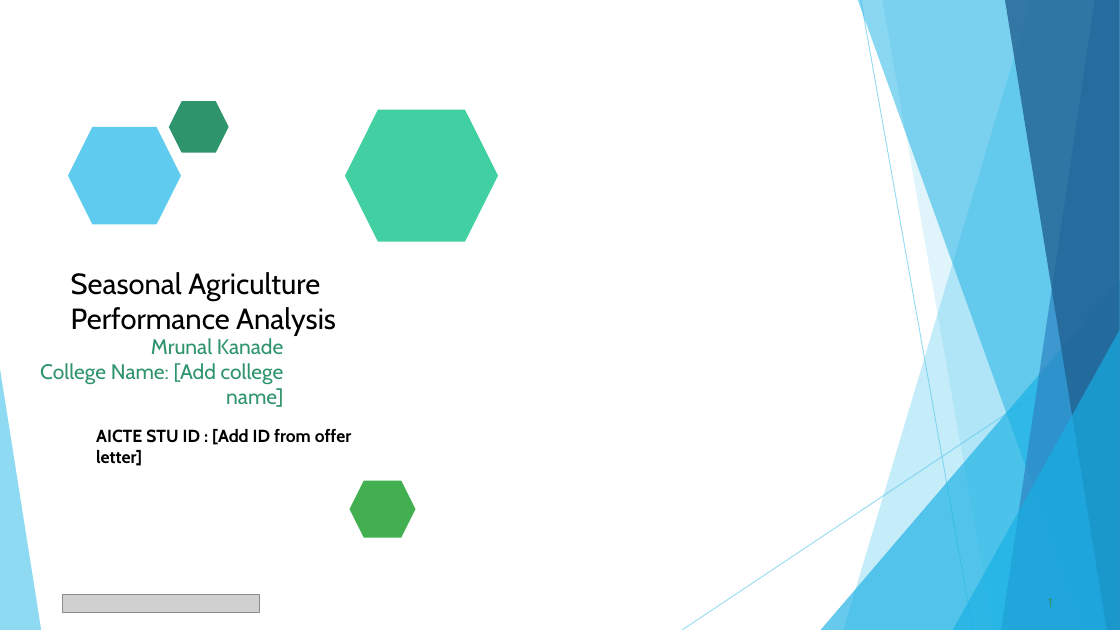
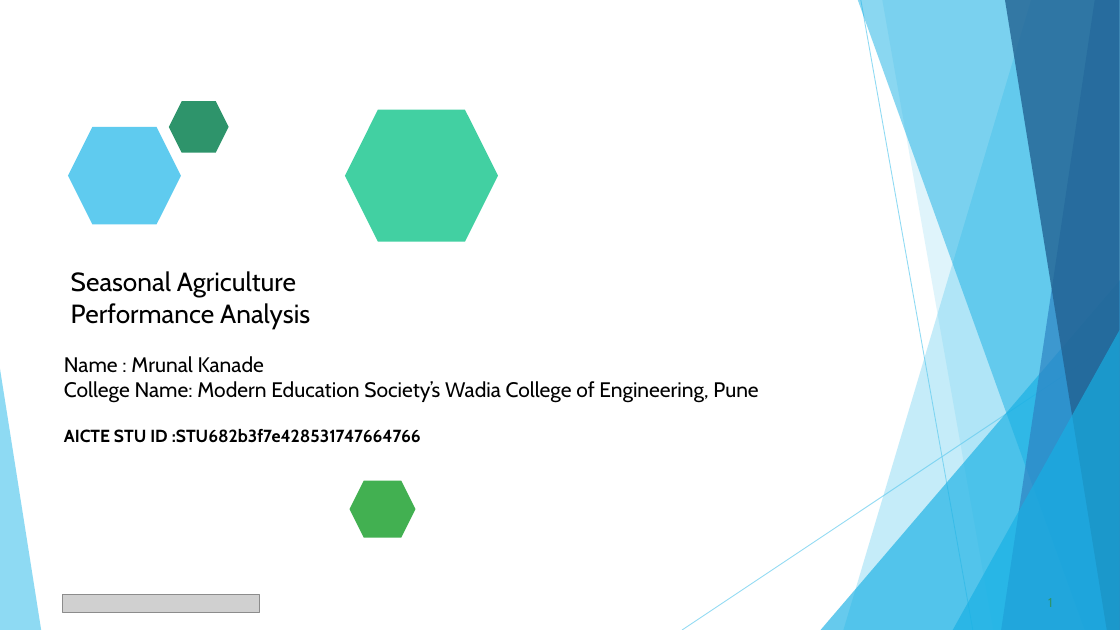
Before and after one commit to MrunalKanade/Seasonal-Agriculture-Performance-Analysis, a slide deck: slide 1 of Seasonal_Agriculture_Performance_Analysis_Major_Project_Presentation.pptx. Drawn at 1120x630 pixels with LibreOffice and Linux fonts; fonts in the diff are those of the drawing; grey boxes stand for pictures. Boxes give left, top, right and bottom in pixels: in the first picture for what was removed or moved away, otherwise in the second. Text is boxed around its words. In the diff, an @@ line names an element or a change of style, - is before the commit and + after.

```diff
--- a/Seasonal_Agriculture_Performance_Analysis_Major_Project_Presentation.pptx
+++ b/Seasonal_Agriculture_Performance_Analysis_Major_Project_Presentation.pptx
@@ title "Seasonal Agriculture Performance Analysis" at (71, 271, 310, 329): size 25 to 22.5 pt @@
@@ text removed at (40, 338, 284, 407) @@
-Mrunal Kanade
-College Name: [Add college name]
@@ text added at (64, 356, 758, 403), 18 pt, text #000000 @@
+Name : Mrunal Kanade
+College Name: Modern Education Society’s Wadia College of Engineering, Pune
@@ text at (64, 429, 421, 443): text changed @@
-AICTE STU ID : [Add ID from offer letter]
+AICTE STU ID :STU682b3f7e428531747664766
```
Also in this commit, not shown: 13 other slides changed.
